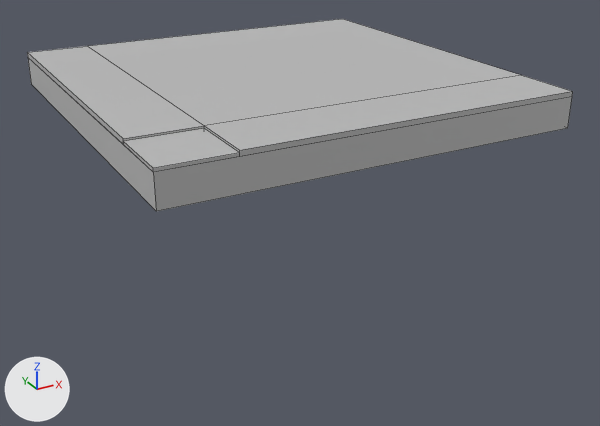
Before and after pictures for a commit that changed the FBX model Assets/Resources/Prefabs/TileWithModels/Models/Tile 7.fbx.
Camera for both pictures: a camera (50 mm lens) standing at (-1.73, -9.27, 2.38) and looking at (2.11, -2.28, -1.12). Lighting does not change. The marker at lower left points along +X, +Y and +Z. Mesh edges are drawn as thin lines. Where no turn or scale is listed for an object, it has been applied to the vertices. Vertices at the same position are counted once.
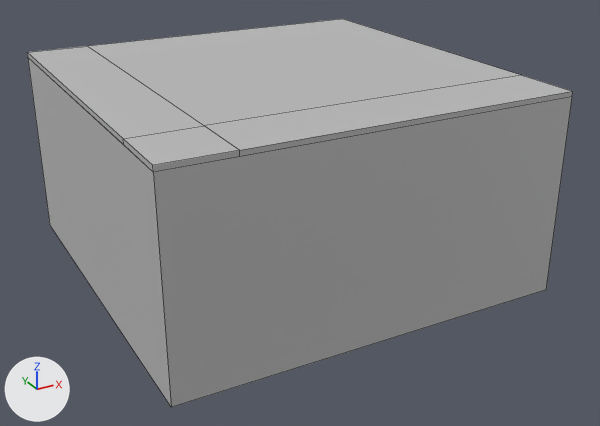
The newer file is also turned or shifted as a whole; pictures and numbers use the older file's frame.

Pixel boxes [x1, y1, x2, y2] of what changed, in the pictures (600 x 426 px; the box of a moved part takes in the faces that stretch with it):
```json
{"object": "polySurface341", "change": "reshaped", "before": [27, 19, 573, 211], "after": [27, 19, 573, 407], "on screen": "102% taller"}
{"part": 1, "of": "me_mesh", "change": "moved or reshaped", "before": [31, 82, 568, 211], "after": [31, 82, 568, 407]}
```

The change, as JSON lines over the scene's bpy script:
```json
{"block": "me_mesh", "where": "# used by ob_polysurface341; location = (0.0, 0.0, 0.0)"}
{"op": "remove", "block": "me_mesh", "code": "me_mesh.from_pydata(...)  # 31 vertices, 20 faces; spans x 0.0..4.0, y -4.0..0.0, z 0.0..0.35"}
{"op": "add", "block": "me_mesh", "code": "me_mesh.from_pydata(...)  # 30 vertices, 20 faces; spans x 0.0..4.0, y -4.0..0.0, z -1.7..0.35"}
{"block": "me_mesh", "change": "me_mesh part 1"}
{"block": "me_mesh", "change": "7 vertices are removed from x 0.0..4.0, y -4.0..0.0, z 0.0..0.33"}
{"block": "me_mesh", "change": "9 faces are deleted"}
{"block": "me_mesh", "change": "1 vertex moves from x 0.67, y -4.0, z 0.33 to x 0.67, y -4.0, z 0.35"}
{"block": "me_mesh", "change": "6 vertices are added at (4.0, -4.0, -1.7), (4.0, 0.0, -1.7), (0.0, -4.0, -1.7), (0.0, 0.0, -1.7), (0.0, -4.0, 0.35), (0.67, -3.33, 0.35)"}
{"block": "me_mesh", "change": "9 new faces join them"}
```
